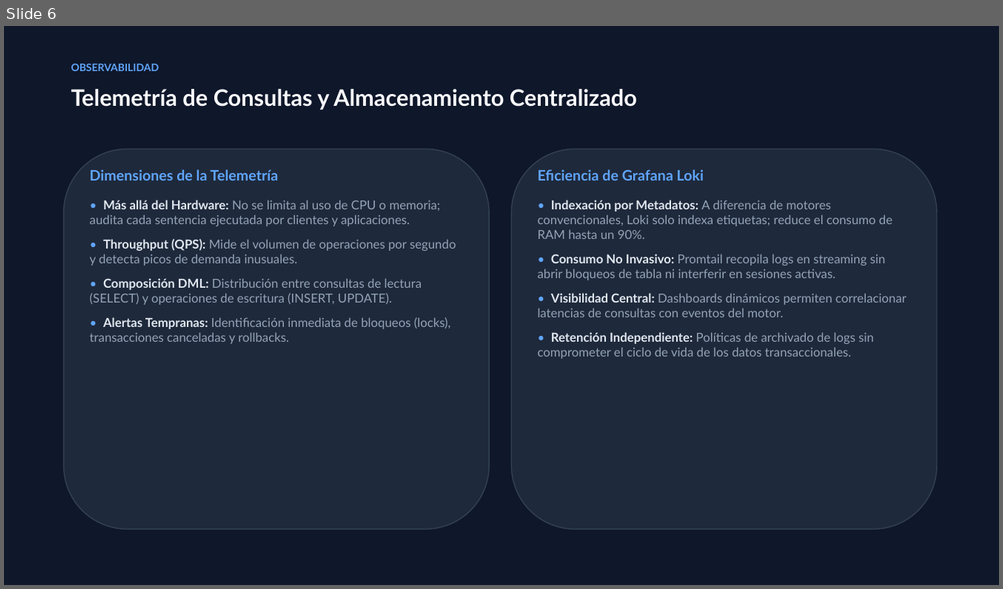
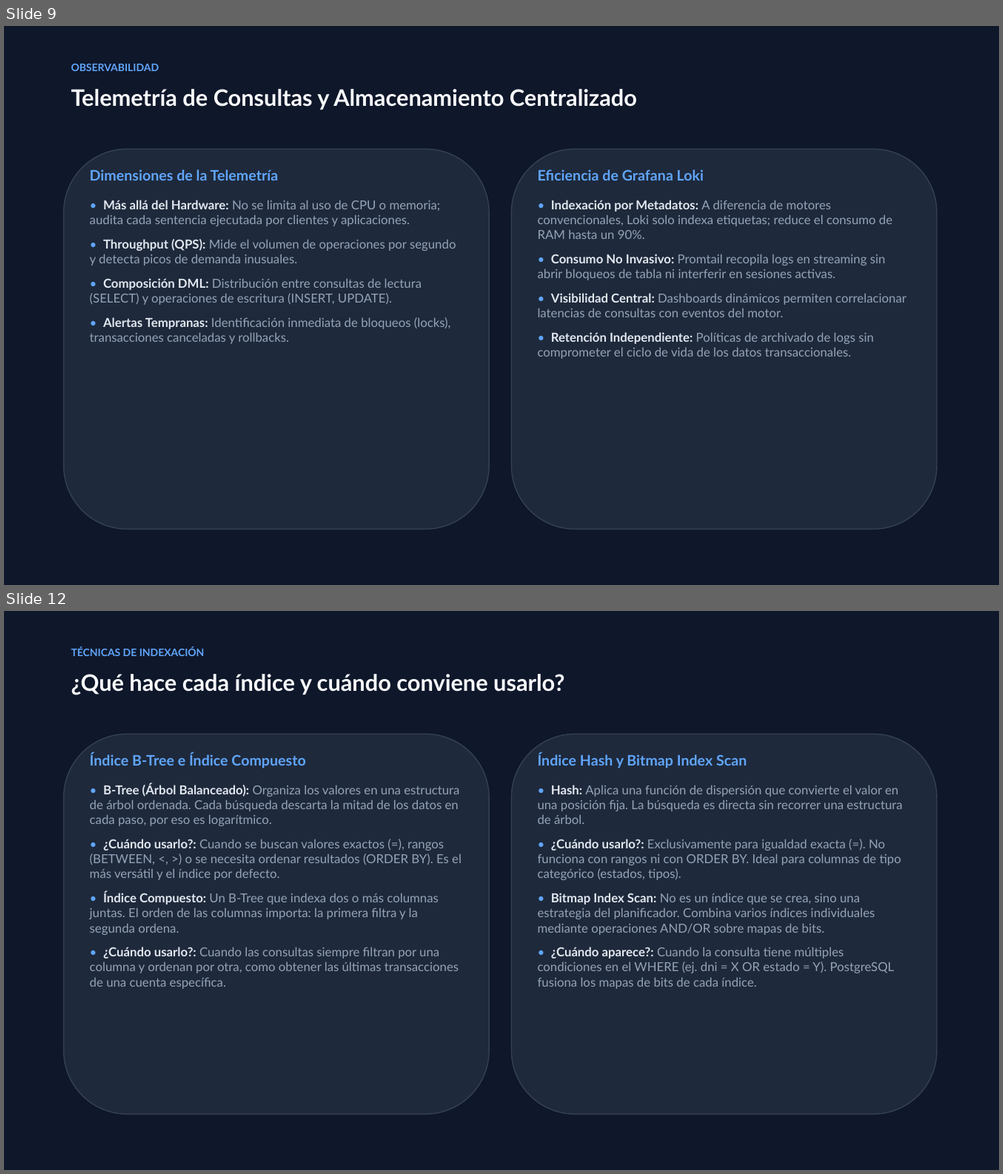
Before and after one commit to EmilyCayambe/Openmetadata, a slide deck: presentacion/Presentacion_Telemetria_Optimizacion.pptx. Shown one above the other, each under a label of ours: slide 6 before the commit, slides 9 and 12 after it; the slides between them are not shown. The pictures are 1003x589 and 1003x1174 pixels, drawn with LibreOffice and Linux fonts; fonts in the diff are those of the drawing. Boxes give left, top, right and bottom in pixels: in the first picture for what was removed or moved away, otherwise in the second. Text is boxed around its words. In the diff, an @@ line names an element or a change of style, - is before the commit and + after.

Commit message:
Trabajo sobre la presentacion en la seccion de optimizacion de consultas. Creacion de un sql que sirva como guia de presentacion

```diff
--- a/presentacion/Presentacion_Telemetria_Optimizacion.pptx
+++ b/presentacion/Presentacion_Telemetria_Optimizacion.pptx
@@ slide 12 added at (x1=4, y1=611, x2=999, y2=1170), background #FFFFFF @@
@@ rectangle added at (x1=4, y1=611, x2=999, y2=1170), fill #0F172A @@
@@ text added at (x1=71, y1=647, x2=205, y2=656), 10 pt, text #60A5FA, bold @@
+TÉCNICAS DE INDEXACIÓN
@@ text added at (x1=71, y1=674, x2=564, y2=695), 22 pt, text #F8FAFC, bold @@
+¿Qué hace cada índice y cuándo conviene usarlo?
@@ rounded rectangle added at (x1=64, y1=734, x2=489, y2=1115), fill #1E293B, outline #334155 1 pt @@
@@ rounded rectangle added at (x1=512, y1=734, x2=936, y2=1115), fill #1E293B, outline #334155 1 pt @@
@@ text added at (x1=90, y1=753, x2=305, y2=769), 14 pt, text #60A5FA, bold @@
+Índice B-Tree e Índice Compuesto
@@ text added at (x1=538, y1=753, x2=746, y2=769), 14 pt, text #60A5FA, bold @@
+Índice Hash y Bitmap Index Scan
@@ text added at (x1=90, y1=784, x2=461, y2=989), 12 pt, text #94A3B8 @@
+• B-Tree (Árbol Balanceado): Organiza los valores en una estructura de árbol ordenada. Cada búsqueda descarta la mitad de los datos en cada paso, por eso es logarítmico.
+• ¿Cuándo usarlo?: Cuando se buscan valores exactos (=), rangos (BETWEEN, <, >) o se necesita ordenar resultados (ORDER BY). Es el más versátil y el índice por defecto.
+• Índice Compuesto: Un B-Tree que indexa dos o más columnas juntas. El orden de las columnas importa: la primera filtra y la segunda ordena.
+• ¿Cuándo usarlo?: Cuando las consultas siempre filtran por una columna y ordenan por otra, como obtener las últimas transacciones de una cuenta específica.
@@ text added at (x1=538, y1=785, x2=902, y2=989), 12 pt, text #94A3B8 @@
+• Hash: Aplica una función de dispersión que convierte el valor en una posición fija. La búsqueda es directa sin recorrer una estructura de árbol.
+• ¿Cuándo usarlo?: Exclusivamente para igualdad exacta (=). No funciona con rangos ni con ORDER BY. Ideal para columnas de tipo categórico (estados, tipos).
+• Bitmap Index Scan: No es un índice que se crea, sino una estrategia del planificador. Combina varios índices individuales mediante operaciones AND/OR sobre mapas de bits.
+• ¿Cuándo aparece?: Cuando la consulta tiene múltiples condiciones en el WHERE (ej. dni = X OR estado = Y). PostgreSQL fusiona los mapas de bits de cada índice.
@@ what was slide 6 is now slide 9 @@
```
Also in this commit, not shown: 3 slides changed, 5 other slides added, 1 slide removed, 5 other files.
